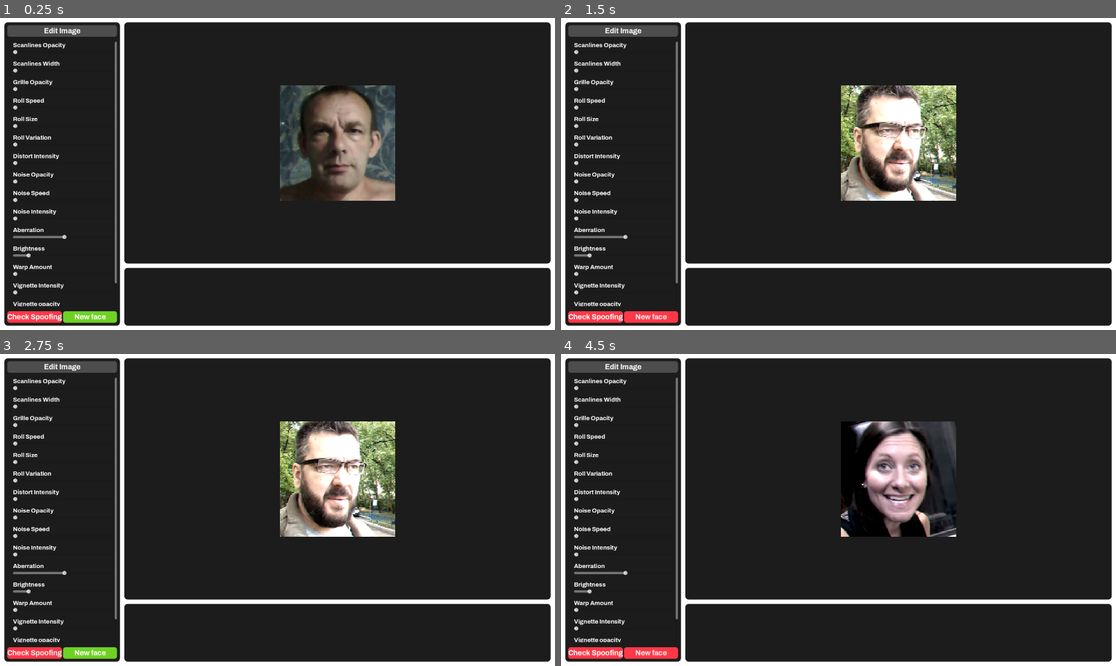
Above: before the commit, frames 1-4 (two rows, left to right).
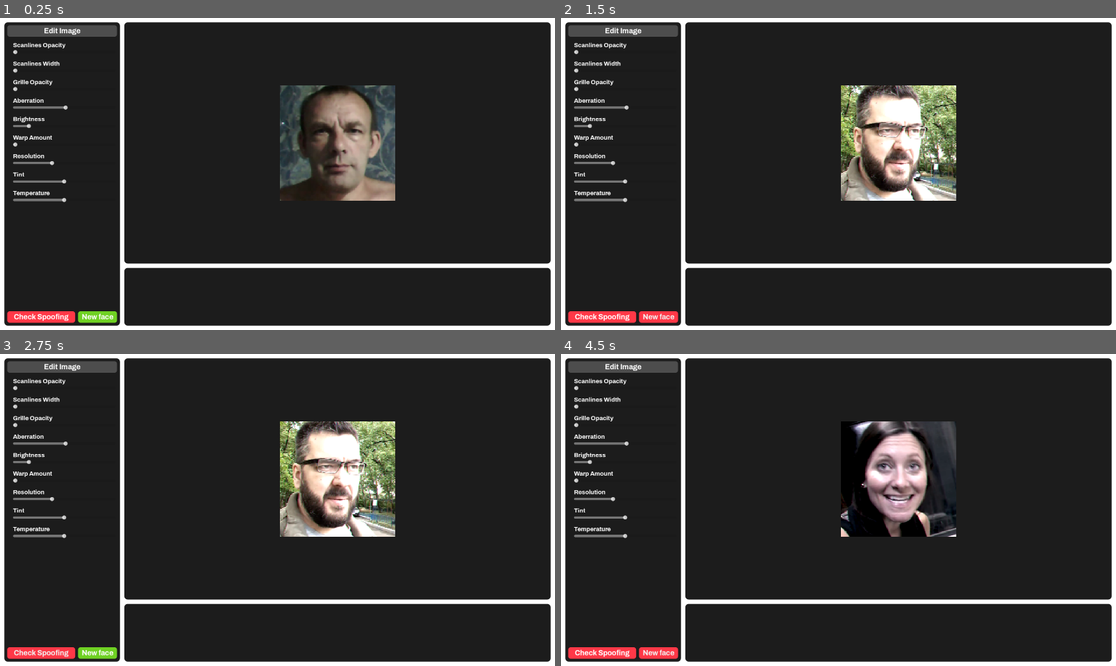
Above: after the commit, the same moments.

Repository: unaiLarra/SI_Proyecto_Final
Game: Godot game, scene res://Scenes/main.tscn
The game is run twice, just before and just after one commit, with the same random seed, the same clock (stepped at 60 frames per second) and the same inputs. The project has no main scene, so this scene is started directly.
Inputs:
- Up to frame 1 (0.25 s): no input
- Up to frame 2 (1.5 s): click "New face" at 0.5 s; click "New face" at 1.25 s
- Up to frame 3 (2.75 s): click "Check Spoofing" at 2 s
- Up to frame 4 (4.5 s): click "Check Spoofing" at 2.75 s; click "Check Spoofing" at 3.5 s; click "New face" at 4.25 s

The runs differ from the first frame. In frame 1, 2.0% of the frame differs, in the area x 1-22%, y 7-98%; in frame 2, 2.0%; in frame 3, 2.0%; in frame 4, 2.0%.

Commit message:
Example works, we have to make it prettier now

Diff:
--- a/anti-spoof-demo/Resources/Shaders/main.gdshader
+++ b/anti-spoof-demo/Resources/Shaders/main.gdshader
@@ -45,6 +45,8 @@
 
 uniform float vignette_intensity = 0.4; // Size of the vignette, how far towards the middle it should go.
 uniform float vignette_opacity : hint_range(0.0, 1.0) = 0.5;
+uniform float tint_value : hint_range(-1.0, 1.0) = 0;
+uniform float temp_value : hint_range(-1.0, 1.0) = 0;
 uniform sampler2D face_image;
 
 // Used by the noise functin to generate a pseudo random value between 0.0 and 1.0
@@ -94,6 +96,28 @@
 	return pow(vignette, vignette_intensity * vignette_opacity);
 }
 
+vec3 tint(vec3 color){
+	vec3 tint_offset = vec3(0.5,1.0,0.5) * tint_value;
+	float r = -0.3;
+	float g = 0.3;
+	float b = -0.3;
+	r = clamp(color.r + r * tint_value, 0.0, 1.0);
+	g = clamp(color.g + g * tint_value, 0.0, 1.0);
+	b = clamp(color.b + b * tint_value, 0.0, 1.0);
+	return vec3(r,g,b);
+}
+
+vec3 temp(vec3 color){
+	vec3 tint_offset = vec3(0.5,1.0,0.5) * tint_value;
+	float r = 0.3;
+	float g = 0.3;
+	float b = -0.3;
+	r = clamp(color.r + r * temp_value, 0.0, 1.0);
+	g = clamp(color.g + g * temp_value, 0.0, 1.0);
+	b = clamp(color.b + b * temp_value, 0.0, 1.0);
+	return vec3(r,g,b);
+}
+
 void fragment()
 {
 	vec2 uv = overlay ? warp(SCREEN_UV) : warp(UV); // Warp the uv. uv will be used in most cases instead of UV to keep the warping
@@ -163,11 +187,15 @@
 
 	}
 
+	text.rgb = vec3(r,g,b);
+	text.rgb = tint(text.rgb);
+	text.rgb = temp(text.rgb);
+
 	// Apply the grille to the texture's color channels and apply Brightness. Since the grille and the scanlines (below) make the image very dark you
 	// can compensate by increasing the brightness.
-	text.r = clamp(r * brightness, 0.0, 1.0);
-	text.g = clamp(g * brightness, 0.0, 1.0);
-	text.b = clamp(b * brightness, 0.0, 1.0);
+	text.r = clamp(text.r * brightness, 0.0, 1.0);
+	text.g = clamp(text.g * brightness, 0.0, 1.0);
+	text.b = clamp(text.b * brightness, 0.0, 1.0);
 
 	// Scanlines are the horizontal lines that make up the image on a CRT monitor.
 	// Here we are actual setting the black gap between each line, which I guess is not the right definition of the word, but you get the idea
--- a/anti-spoof-demo/Scenes/main.tscn
+++ b/anti-spoof-demo/Scenes/main.tscn
@@ -52,6 +52,8 @@
 shader_parameter/clip_warp = false
 shader_parameter/vignette_intensity = 0.4
 shader_parameter/vignette_opacity = 0.5
+shader_parameter/tint_value = 0.0
+shader_parameter/temp_value = 0.0
 shader_parameter/face_image = ExtResource("7_344ge")
 
 [node name="Control" type="Control"]
@@ -212,6 +214,7 @@
 step = 0.01
 
 [node name="MarginContainer4" type="MarginContainer" parent="MarginContainer/HBoxContainer/MarginContainer/Panel/MarginContainer/VBoxContainer/VScrollBar/VBoxContainer"]
+visible = false
 layout_mode = 2
 theme_override_constants/margin_left = 20
 theme_override_constants/margin_right = 5
@@ -231,6 +234,7 @@
 step = 0.5
 
 [node name="MarginContainer5" type="MarginContainer" parent="MarginContainer/HBoxContainer/MarginContainer/Panel/MarginContainer/VBoxContainer/VScrollBar/VBoxContainer"]
+visible = false
 layout_mode = 2
 theme_override_constants/margin_left = 20
 theme_override_constants/margin_right = 5
@@ -250,6 +254,7 @@
 step = 0.5
 
 [node name="MarginContainer6" type="MarginContainer" parent="MarginContainer/HBoxContainer/MarginContainer/Panel/MarginContainer/VBoxContainer/VScrollBar/VBoxContainer"]
+visible = false
 layout_mode = 2
 theme_override_constants/margin_left = 20
 theme_override_constants/margin_right = 5
@@ -270,6 +275,7 @@
 step = 0.05
 
 [node name="MarginContainer7" type="MarginContainer" parent="MarginContainer/HBoxContainer/MarginContainer/Panel/MarginContainer/VBoxContainer/VScrollBar/VBoxContainer"]
+visible = false
 layout_mode = 2
 theme_override_constants/margin_left = 20
 theme_override_constants/margin_right = 5
@@ -290,6 +296,7 @@
 step = 0.01
 
 [node name="MarginContainer8" type="MarginContainer" parent="MarginContainer/HBoxContainer/MarginContainer/Panel/MarginContainer/VBoxContainer/VScrollBar/VBoxContainer"]
+visible = false
 layout_mode = 2
 theme_override_constants/margin_left = 20
 theme_override_constants/margin_right = 5
@@ -310,6 +317,7 @@
 step = 0.01
 
 [node name="MarginContainer9" type="MarginContainer" parent="MarginContainer/HBoxContainer/MarginContainer/Panel/MarginContainer/VBoxContainer/VScrollBar/VBoxContainer"]
+visible = false
 layout_mode = 2
 theme_override_constants/margin_left = 20
 theme_override_constants/margin_right = 5
@@ -329,6 +337,7 @@
 step = 0.5
 
 [node name="MarginContainer10" type="MarginContainer" parent="MarginContainer/HBoxContainer/MarginContainer/Panel/MarginContainer/VBoxContainer/VScrollBar/VBoxContainer"]
+visible = false
 layout_mode = 2
 theme_override_constants/margin_left = 20
 theme_override_constants/margin_right = 5
@@ -412,6 +421,7 @@
 step = 0.01
 
 [node name="MarginContainer14" type="MarginContainer" parent="MarginContainer/HBoxContainer/MarginContainer/Panel/MarginContainer/VBoxContainer/VScrollBar/VBoxContainer"]
+visible = false
 layout_mode = 2
 theme_override_constants/margin_left = 20
 theme_override_constants/margin_right = 5
@@ -432,6 +442,7 @@
 step = 0.01
 
 [node name="MarginContainer15" type="MarginContainer" parent="MarginContainer/HBoxContainer/MarginContainer/Panel/MarginContainer/VBoxContainer/VScrollBar/VBoxContainer"]
+visible = false
 layout_mode = 2
 theme_override_constants/margin_left = 20
 theme_override_constants/margin_right = 5
@@ -463,7 +474,7 @@
 layout_mode = 2
 theme_override_fonts/font = ExtResource("1_jjgbg")
 theme_override_font_sizes/font_size = 21
-text = "Vignette opacity"
+text = "Resolution"
 
 [node name="Resolution" type="HSlider" parent="MarginContainer/HBoxContainer/MarginContainer/Panel/MarginContainer/VBoxContainer/VScrollBar/VBoxContainer/MarginContainer16/VBoxContainer"]
 unique_name_in_owner = true
@@ -471,11 +482,54 @@
 max_value = 400.0
 value = 150.0
 
+[node name="MarginContainer17" type="MarginContainer" parent="MarginContainer/HBoxContainer/MarginContainer/Panel/MarginContainer/VBoxContainer/VScrollBar/VBoxContainer"]
+layout_mode = 2
+theme_override_constants/margin_left = 20
+theme_override_constants/margin_right = 5
+
+[node name="VBoxContainer" type="VBoxContainer" parent="MarginContainer/HBoxContainer/MarginContainer/Panel/MarginContainer/VBoxContainer/VScrollBar/VBoxContainer/MarginContainer17"]
+layout_mode = 2
+
+[node name="Label" type="Label" parent="MarginContainer/HBoxContainer/MarginContainer/Panel/MarginContainer/VBoxContainer/VScrollBar/VBoxContainer/MarginContainer17/VBoxContainer"]
+layout_mode = 2
+theme_override_fonts/font = ExtResource("1_jjgbg")
+theme_override_font_sizes/font_size = 21
+text = "Tint"
+
+[node name="Tint" type="HSlider" parent="MarginContainer/HBoxContainer/MarginContainer/Panel/MarginContainer/VBoxContainer/VScrollBar/VBoxContainer/MarginContainer17/VBoxContainer"]
+unique_name_in_owner = true
+layout_mode = 2
+min_value = -1.0
+max_value = 1.0
+step = 0.01
+
+[node name="MarginContainer18" type="MarginContainer" parent="MarginContainer/HBoxContainer/MarginContainer/Panel/MarginContainer/VBoxContainer/VScrollBar/VBoxContainer"]
+layout_mode = 2
+theme_override_constants/margin_left = 20
+theme_override_constants/margin_right = 5
+
+[node name="VBoxContainer" type="VBoxContainer" parent="MarginContainer/HBoxContainer/MarginContainer/Panel/MarginContainer/VBoxContainer/VScrollBar/VBoxContainer/MarginContainer18"]
+layout_mode = 2
+
+[node name="Label" type="Label" parent="MarginContainer/HBoxContainer/MarginContainer/Panel/MarginContainer/VBoxContainer/VScrollBar/VBoxContainer/MarginContainer18/VBoxContainer"]
+layout_mode = 2
+theme_override_fonts/font = ExtResource("1_jjgbg")
+theme_override_font_sizes/font_size = 21
+text = "Temperature"
+
+[node name="Temp" type="HSlider" parent="MarginContainer/HBoxContainer/MarginContainer/Panel/MarginContainer/VBoxContainer/VScrollBar/VBoxContainer/MarginContainer18/VBoxContainer"]
+unique_name_in_owner = true
+layout_mode = 2
+min_value = -1.0
+max_value = 1.0
+step = 0.01
+
 [node name="HBoxContainer" type="HBoxContainer" parent="MarginContainer/HBoxContainer/MarginContainer/Panel/MarginContainer/VBoxContainer"]
 layout_mode = 2
+theme_override_constants/separation = 10
 
 [node name="CheckSpoofButton" type="Button" parent="MarginContainer/HBoxContainer/MarginContainer/Panel/MarginContainer/VBoxContainer/HBoxContainer"]
-custom_minimum_size = Vector2(0, 40)
+custom_minimum_size = Vector2(235, 40)
 layout_mode = 2
 size_flags_horizontal = 3
 theme_override_colors/font_color = Color(1, 1, 1, 1)
--- a/anti-spoof-demo/Scripts/main.gd
+++ b/anti-spoof-demo/Scripts/main.gd
@@ -30,6 +30,8 @@
 	crt_overlay.material.set_shader_parameter("vignette_opacity", %VignetteOpacity.value)
 	crt_overlay.material.set_shader_parameter("vignette_opacity", %VignetteOpacity.value)
 	crt_overlay.material.set_shader_parameter("resolution", Vector2(%Resolution.value, %Resolution.value))
+	crt_overlay.material.set_shader_parameter("tint_value", %Tint.value)
+	crt_overlay.material.set_shader_parameter("temp_value", %Temp.value)
 
 
 func send_http_deepface_request(image: Image) -> void:
